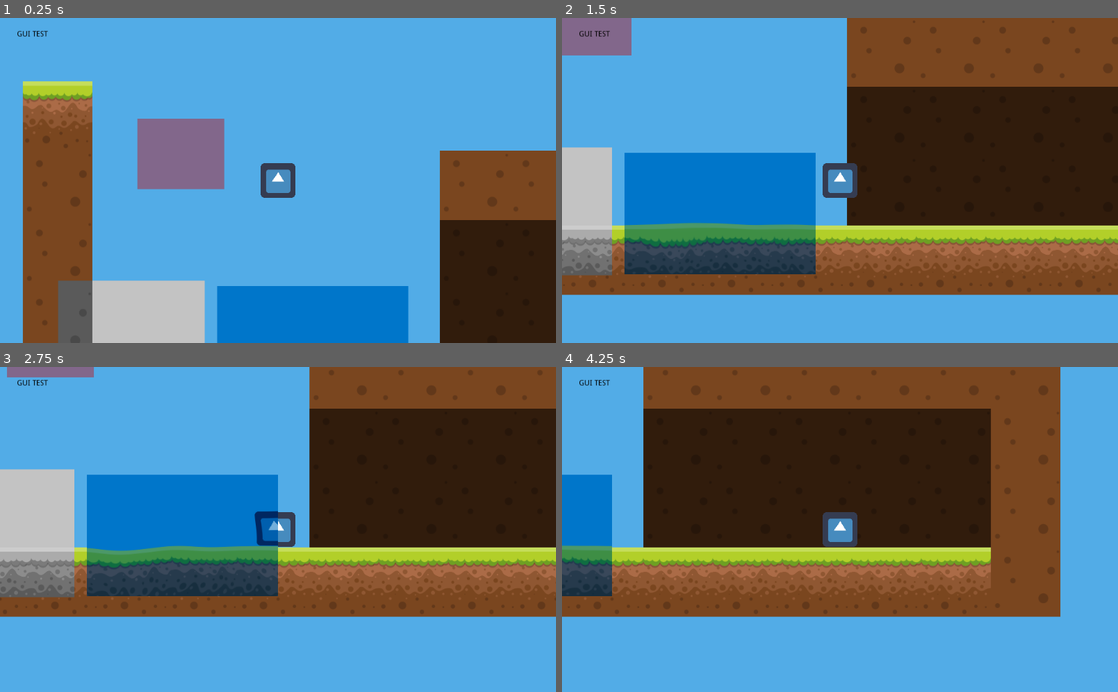
Above: before the commit, frames 1-4 (two rows, left to right).
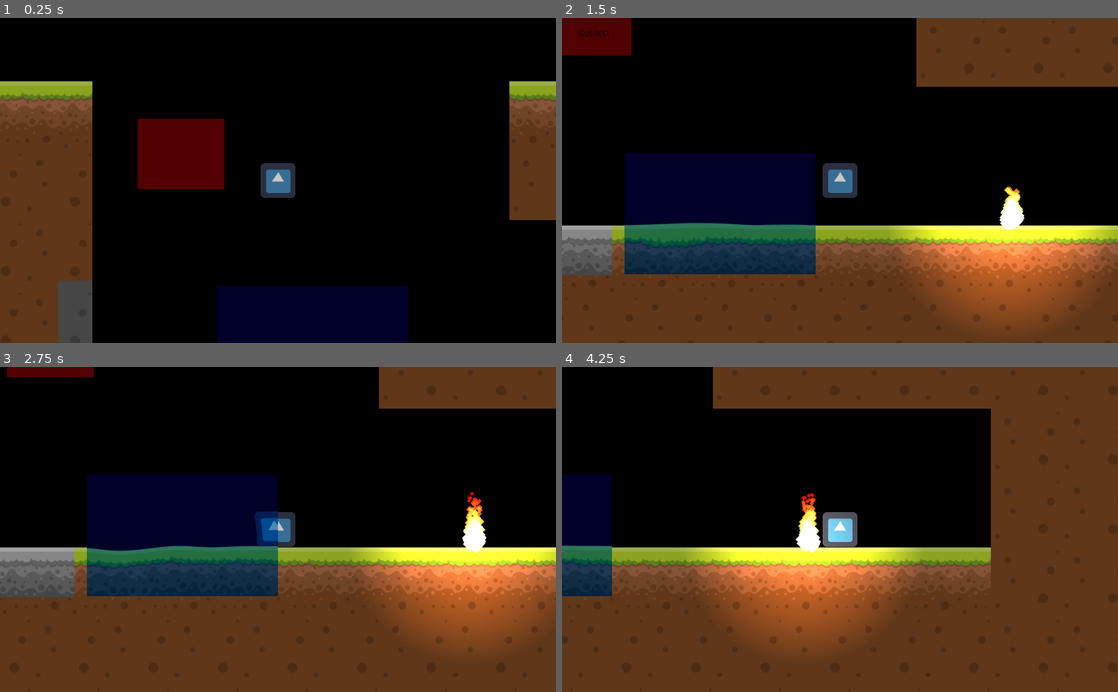
Above: after the commit, the same moments.

Repository: projectbulldog/deusvult
Game: Godot game, scene res://World.tscn
Same seed, same stepped clock (60 frames per second), same inputs: the game is played once before the commit and once after it. The engine's default icon, where the game draws it, is replaced by a stand-in: a white triangle on a blue panel in a dark square.
Inputs (mouse positions are in pixels of both pictures, inside the frame that each line leads up to):
- Up to frame 1 (0.25 s): no input
- Up to frame 2 (1.5 s): move the mouse to (962, 164) at 0.52 s; hold D from 0.53 s (still down); tap Space at 0.77 s; move the mouse to (728, 196) at 1.27 s
- Up to frame 3 (2.75 s): tap Space at 1.52 s; move the mouse to (333, 458) at 2.02 s; release D at 2.03 s; hold A from 2.03 s (still down)
- Up to frame 4 (4.25 s): move the mouse to (812, 594) at 2.77 s; release A at 2.78 s; hold D from 2.78 s (still down); tap Space at 3.02, 3.77 s; move the mouse to (1006, 578) at 3.52 s

The runs differ from the first frame. In frame 1, 98% of the frame differs, in the area x 0-100%, y 0-100%; in frame 2, 93%; in frame 3, 94%; in frame 4, 96%.

Commit message:
test

Diff:
--- a/testprojekt/World.tscn
+++ b/testprojekt/World.tscn
@@ -1,42 +1,60 @@
-[gd_scene load_steps=16 format=2]
+[gd_scene load_steps=20 format=2]
 
 [ext_resource path="res://Scripts/Player.gd" type="Script" id=1]
 [ext_resource path="res://Sprites/icon.png" type="Texture" id=2]
 [ext_resource path="res://MainMap.res" type="TileSet" id=3]
-[ext_resource path="res://background_tilesets.tres" type="TileSet" id=4]
-[ext_resource path="res://Shaders/Water.shader" type="Shader" id=5]
-[ext_resource path="res://Shaders/glass.shader" type="Shader" id=6]
-[ext_resource path="res://Sprites/spriteColor.png" type="Texture" id=7]
-[ext_resource path="res://Shaders/black_white.shader" type="Shader" id=8]
+[ext_resource path="res://Shaders/Water.shader" type="Shader" id=4]
+[ext_resource path="res://Shaders/glass.shader" type="Shader" id=5]
+[ext_resource path="res://Sprites/spriteColor.png" type="Texture" id=6]
+[ext_resource path="res://Shaders/black_white.shader" type="Shader" id=7]
+[ext_resource path="res://Sprites/Unbenannt.png" type="Texture" id=8]
 
 [sub_resource type="CanvasItemMaterial" id=1]
 
 [sub_resource type="RectangleShape2D" id=2]
 extents = Vector2( 32, 32 )
 
-[sub_resource type="Shader" id=6]
-code = "shader_type canvas_item;
-render_mode unshaded;
+[sub_resource type="ShaderMaterial" id=5]
+shader = ExtResource( 4 )
+shader_param/tint = Color( 0.0509804, 0.384314, 0.627451, 1 )
 
-void fragment()
-{
-	COLOR = texture(TEXTURE, UV);
-	COLOR.rgb *= 0.4;
-}"
+[sub_resource type="ShaderMaterial" id=6]
+shader = ExtResource( 5 )
+shader_param/tint = Color( 0.792157, 0, 0, 1 )
 
 [sub_resource type="ShaderMaterial" id=7]
-shader = SubResource( 6 )
+shader = ExtResource( 7 )
 
-[sub_resource type="ShaderMaterial" id=3]
-shader = ExtResource( 5 )
-shader_param/tint = Color( 0.0509804, 0.384314, 0.627451, 1 )
+[sub_resource type="ShaderMaterial" id=13]
 
-[sub_resource type="ShaderMaterial" id=4]
-shader = ExtResource( 6 )
-shader_param/tint = Color( 0.792157, 0, 0, 1 )
+[sub_resource type="Gradient" id=9]
+offsets = PoolRealArray( 0, 0.398026, 1 )
+colors = PoolColorArray( 1, 1, 1, 1, 0.853516, 0.667695, 0.227592, 1, 0.699219, 0, 0, 1 )
 
-[sub_resource type="ShaderMaterial" id=5]
-shader = ExtResource( 8 )
+[sub_resource type="GradientTexture" id=10]
+gradient = SubResource( 9 )
+
+[sub_resource type="Curve" id=11]
+_data = [ Vector2( 0, 0.7904 ), 0.0, 0.0, 0, 0, Vector2( 1, 0.2096 ), 0.0, 0.0, 0, 0 ]
+
+[sub_resource type="CurveTexture" id=12]
+curve = SubResource( 11 )
+
+[sub_resource type="ParticlesMaterial" id=8]
+emission_shape = 2
+emission_box_extents = Vector3( 5, 10, 1 )
+flag_disable_z = true
+spread = 0.0
+gravity = Vector3( 0, 0, 0 )
+initial_velocity = 25.0
+orbit_velocity = 0.0
+orbit_velocity_random = 0.0
+linear_accel = 20.0
+radial_accel = 0.1
+angle = 45.0
+scale = 25.0
+scale_curve = SubResource( 12 )
+color_ramp = SubResource( 10 )
 
 [node name="World" type="Node"]
 
@@ -76,30 +94,39 @@
 cell_size = Vector2( 128, 128 )
 cell_clip_uv = true
 format = 1
-tile_data = PoolIntArray( 0, 2, 0, 65536, 3, 0, 65542, 3, 0, 65543, 3, 0, 65544, 3, 0, 65545, 3, 0, 65546, 3, 0, 65547, 3, 0, 131072, 3, 0, 131083, 3, 0, 196608, 3, 0, 196619, 3, 0, 262144, 3, 0, 262145, 2, 0, 262146, 2, 0, 262147, 2, 0, 262148, 2, 0, 262149, 2, 0, 262150, 2, 0, 262151, 2, 0, 262152, 2, 0, 262153, 2, 0, 262154, 2, 0, 262155, 3, 0 )
-
-[node name="Background_Tilemap" type="TileMap" parent="."]
-material = SubResource( 7 )
-z_index = -7
-tile_set = ExtResource( 4 )
-cell_size = Vector2( 128, 128 )
-format = 1
-tile_data = PoolIntArray( 131078, 0, 0, 131079, 0, 0, 131080, 0, 0, 131081, 0, 0, 131082, 0, 0, 196614, 0, 0, 196615, 0, 0, 196616, 0, 0, 196617, 0, 0, 196618, 0, 0 )
+tile_data = PoolIntArray( 65535, 2, 0, 0, 2, 0, 7, 2, 0, 8, 2, 0, 9, 2, 0, 10, 2, 0, 11, 2, 0, 12, 2, 0, 131071, 3, 0, 65536, 3, 0, 65543, 3, 0, 65544, 3, 0, 65545, 3, 0, 65546, 3, 0, 65547, 3, 0, 65548, 3, 0, 196607, 3, 0, 131072, 3, 0, 131083, 3, 0, 131084, 3, 0, 262143, 3, 0, 196608, 3, 0, 196619, 3, 0, 196620, 3, 0, 327679, 3, 0, 262144, 3, 0, 262145, 2, 0, 262146, 2, 0, 262147, 2, 0, 262148, 2, 0, 262149, 2, 0, 262150, 2, 0, 262151, 2, 0, 262152, 2, 0, 262153, 2, 0, 262154, 2, 0, 262155, 3, 0, 262156, 3, 0, 393215, 3, 0, 327680, 3, 0, 327681, 3, 0, 327682, 3, 0, 327683, 3, 0, 327684, 3, 0, 327685, 3, 0, 327686, 3, 0, 327687, 3, 0, 327688, 3, 0, 327689, 3, 0, 327690, 3, 0, 327691, 3, 0, 327692, 3, 0, 458751, 3, 0, 393216, 3, 0, 393217, 3, 0, 393218, 3, 0, 393219, 3, 0, 393220, 3, 0, 393221, 3, 0, 393222, 3, 0, 393223, 3, 0, 393224, 3, 0, 393225, 3, 0, 393226, 3, 0, 393227, 3, 0, 393228, 3, 0 )
 
 [node name="Sprite" type="Sprite" parent="."]
-material = SubResource( 3 )
+material = SubResource( 5 )
 position = Vector2( 534.11, 490.085 )
 scale = Vector2( 5.49823, 3.50097 )
 texture = ExtResource( 2 )
 
 [node name="Sprite2" type="Sprite" parent="."]
-material = SubResource( 4 )
+material = SubResource( 6 )
 position = Vector2( 291.384, 133.285 )
 scale = Vector2( 1.6, 1.3 )
-texture = ExtResource( 7 )
+texture = ExtResource( 6 )
 
 [node name="Sprite3" type="Sprite" parent="."]
-material = SubResource( 5 )
+material = SubResource( 7 )
 position = Vector2( 199.732, 485.86 )
 scale = Vector2( 2.70179, 2.36163 )
-texture = ExtResource( 7 )
+texture = ExtResource( 6 )
+
+[node name="Particles2D" type="Particles2D" parent="."]
+material = SubResource( 13 )
+position = Vector2( 1071.64, 505.333 )
+rotation = -1.5708
+amount = 100
+lifetime = 2.0
+process_material = SubResource( 8 )
+
+[node name="Light2D" type="Light2D" parent="Particles2D"]
+texture = ExtResource( 8 )
+texture_scale = 2.0
+color = Color( 0.960784, 0.705882, 0.478431, 1 )
+energy = 1.2
+
+[node name="CanvasModulate" type="CanvasModulate" parent="."]
+color = Color( 0.784314, 0.784314, 0.784314, 1 )
--- a/testprojekt/project.godot
+++ b/testprojekt/project.godot
@@ -21,5 +21,5 @@
 
 [rendering]
 
-environment/default_clear_color=Color( 0.32549, 0.678431, 0.909804, 1 )
+environment/default_clear_color=Color( 0, 0, 0, 1 )
 environment/default_environment="res://default_env.tres"
Binary file added: testprojekt/Sprites/smoke_1.png
Not shown, added: testprojekt/Sprites/smoke_1.png.import
